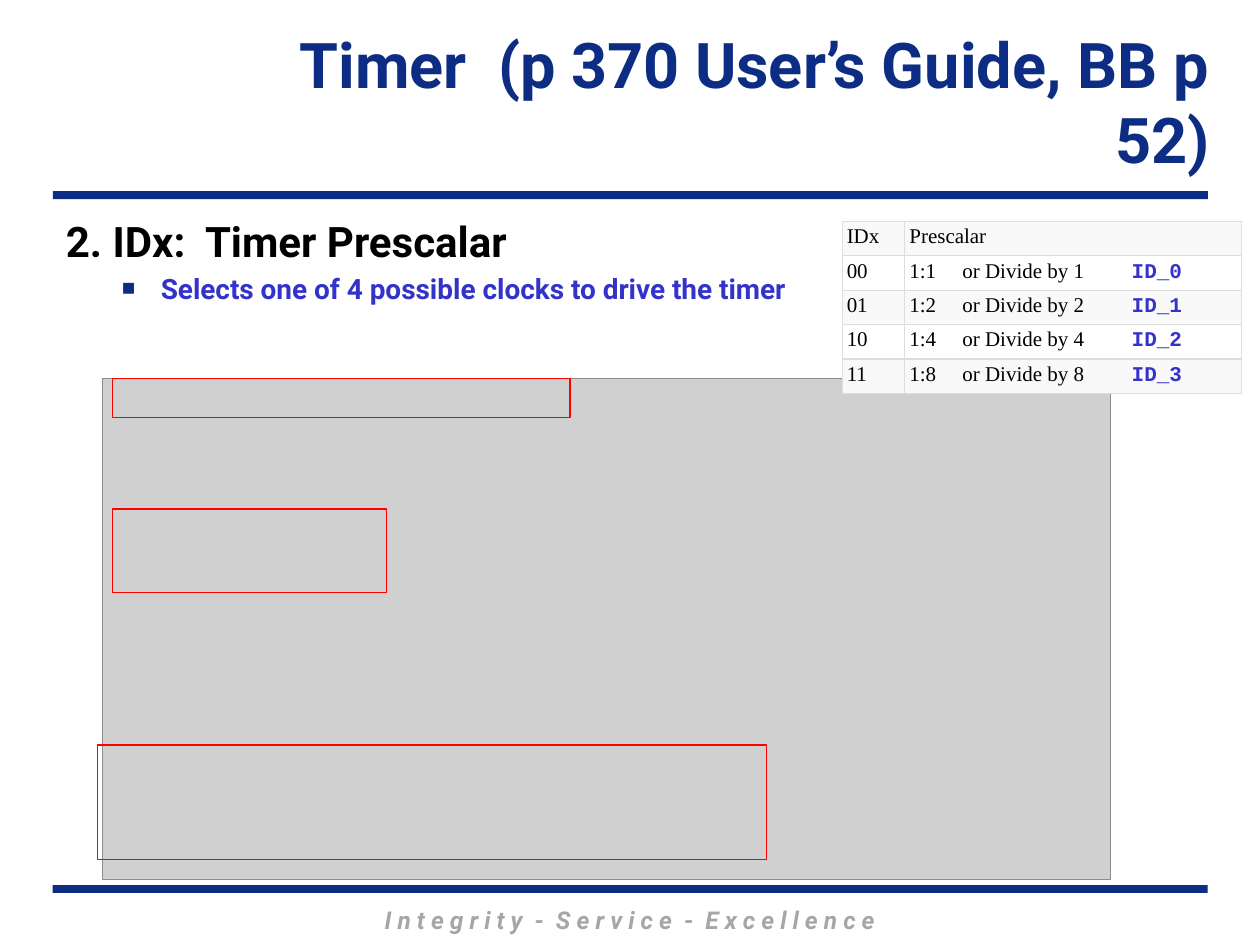
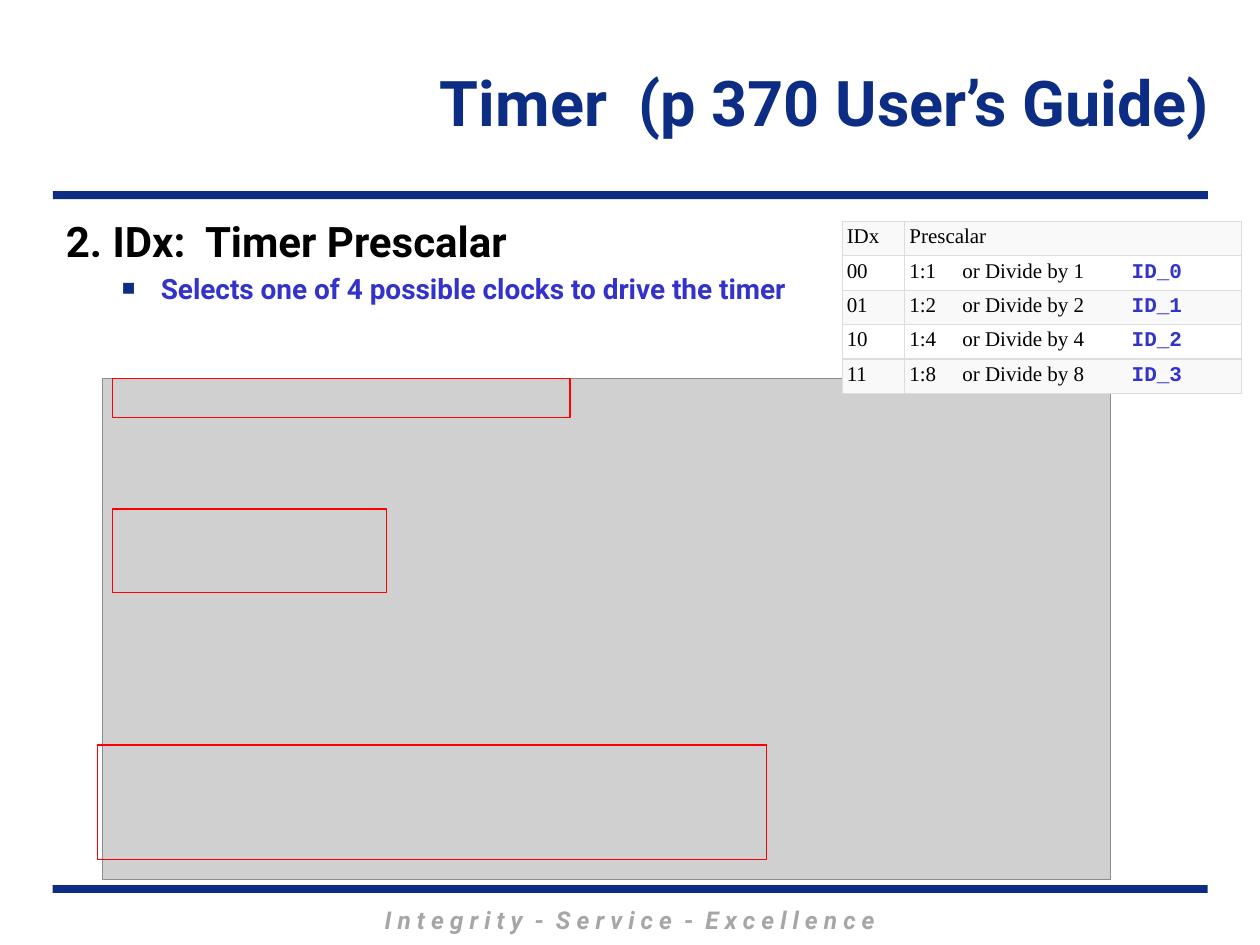
Before and after one commit to MarsUniversity/ECE382, a slide deck: slide 9 of source/lessons/lsn26-27/Lsn26-27.pptx. Drawn at 1260x945 pixels with LibreOffice and Linux fonts; fonts in the diff are those of the drawing; grey boxes stand for pictures; background and template pictures are left out. Boxes give left, top, right and bottom in pixels: in the first picture for what was removed or moved away, otherwise in the second. Text is boxed around its words. In the diff, an @@ line names an element or a change of style, - is before the commit and + after.

```diff
--- a/source/lessons/lsn26-27/Lsn26-27.pptx
+++ b/source/lessons/lsn26-27/Lsn26-27.pptx
@@ title at <box>440,76,1209,140</box>: text changed @@
-Timer (p 370 User’s Guide, BB p 52)
+Timer (p 370 User’s Guide)
```
Also in this commit, not shown: 3 other slides changed, 1 slide added, 2 slides removed, 4 other files.
